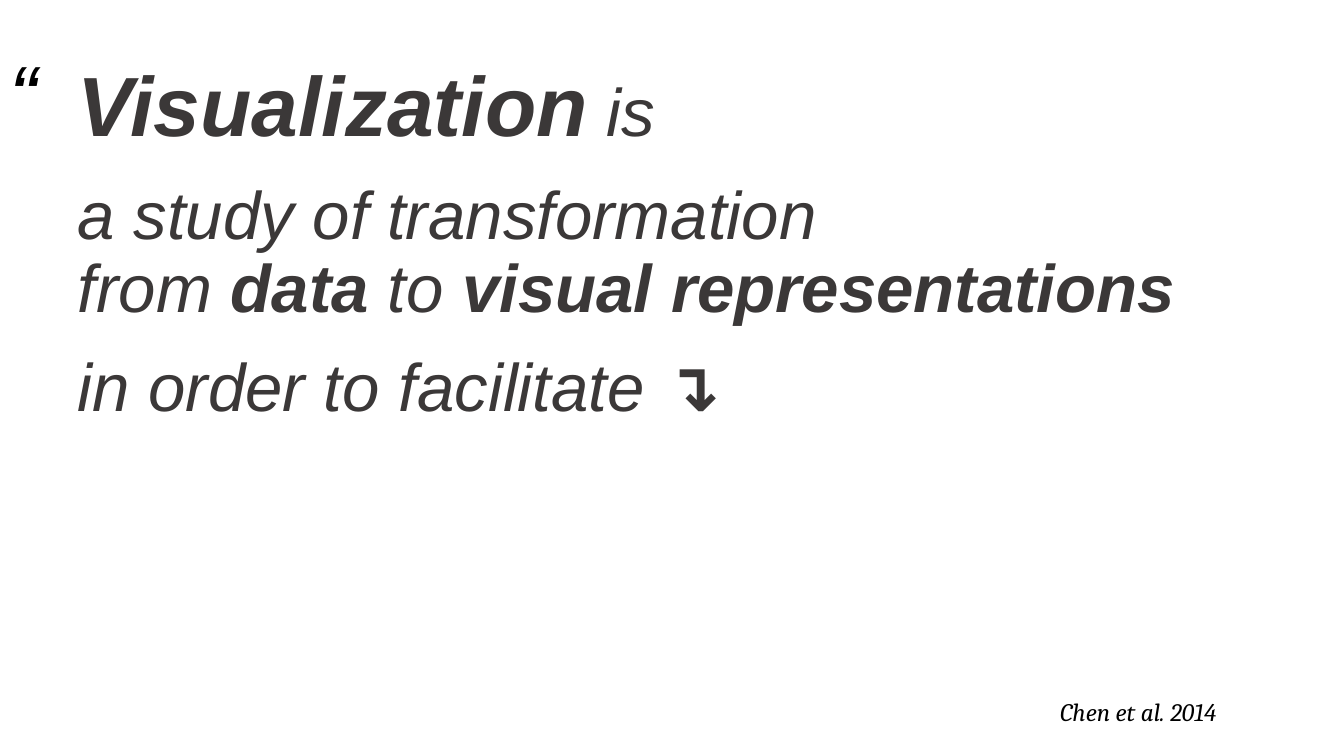
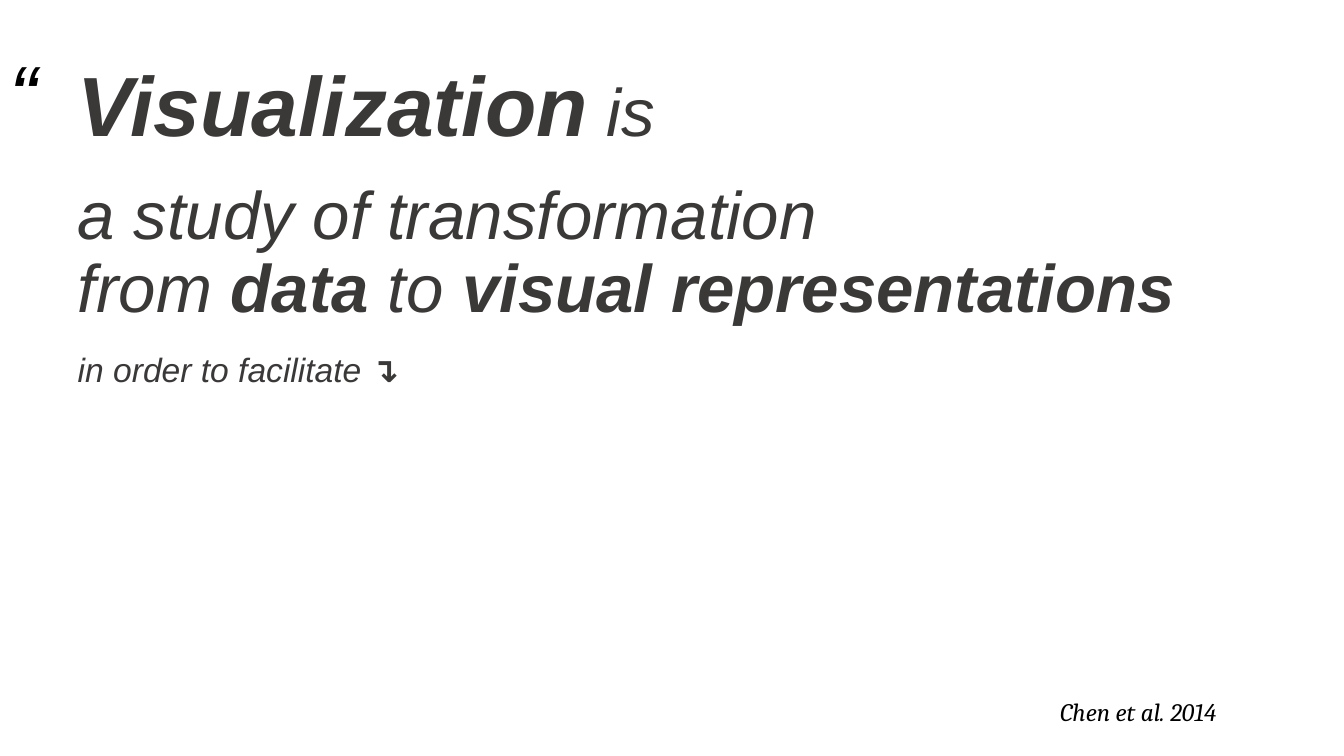
Before and after one commit to cathrynploehn-NIST/Visualizationintroduction, a slide deck: slide 12 of Information Visualization.pptx (slide 5 before the commit). Drawn at 1344x756 pixels with LibreOffice and Linux fonts; fonts in the diff are those of the drawing. Boxes give left, top, right and bottom in pixels: in the first picture for what was removed or moved away, otherwise in the second. Text is boxed around its words. In the diff, an @@ line names an element or a change of style, - is before the commit and + after.

```diff
--- a/Information Visualization.pptx
+++ b/Information Visualization.pptx
@@ title "Visualization is a study of ..." at (78,75,1175,383): size 48 to 24 pt in "in order to facilitate ↴" @@
```
Also in this commit, not shown: 5 other slides changed, 16 slides added, 2 slides removed, 15 other files.
